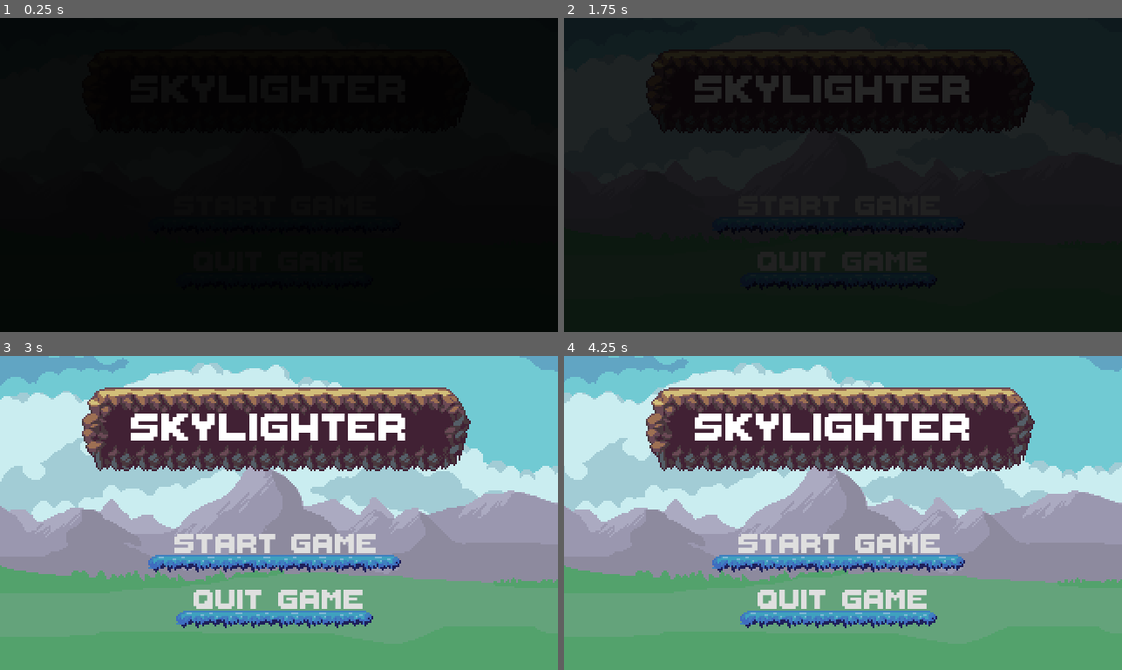
Above: before the commit, frames 1-4 (two rows, left to right).
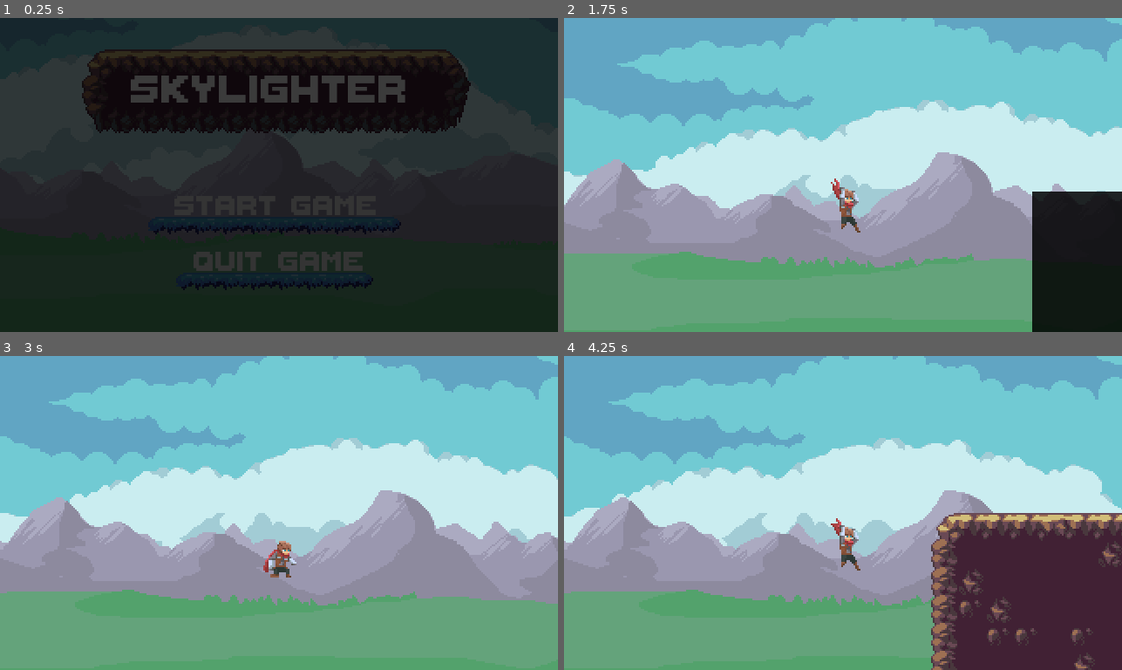
Above: after the commit, the same moments.

Repository: strangerthandev115/HackMT2024
Game: Godot game, scene res://scenes/main/main.tscn
Same seed, same stepped clock (60 frames per second), same inputs: the game is played once before the commit and once after it. Before the commit the project starts from res://scenes/scene manager/scene_manager.tscn.
Inputs (mouse positions are in pixels of both pictures, inside the frame that each line leads up to):
- Up to frame 1 (0.25 s): no input
- Up to frame 2 (1.75 s): click "Start Game" at 0.5 s; click "Start Game" at 1.25 s
- Up to frame 3 (3 s): click (279, 544) at 2 s, where only the run before the commit has a clickable "Start Game"; hold Down (crouch) from 2.78 s (still down)
- Up to frame 4 (4.25 s): tap Space (jump) at 3.02, 3.77 s; release Down (crouch) at 3.53 s; tap Down (crouch) at 3.6 s

The runs differ from the first frame. In frame 1, 86% of the frame differs, in the area x 0-100%, y 0-100%; in frame 2, 93%; in frame 3, 56%; in frame 4, 68%.

Commit message:
Start Game
Added start game functionality so that the game begins in the basic world

Diff:
--- a/project.godot
+++ b/project.godot
@@ -11,7 +11,7 @@
 [application]
 
 config/name="Godot Platformer Game"
-run/main_scene="res://scenes/scene manager/scene_manager.tscn"
+run/main_scene="res://scenes/main/main.tscn"
 config/features=PackedStringArray("4.2", "GL Compatibility")
 config/icon="res://icon.svg"
 
--- /dev/null
+++ b/scenes/main/main.tscn
@@ -0,0 +1,3 @@
+[gd_scene format=3 uid="uid://bpa7krua72emr"]
+
+[node name="Main" type="Node"]
--- a/scenes/scene manager/scene_manager.gd
+++ b/scenes/scene manager/scene_manager.gd
@@ -16,9 +16,8 @@
 	emit_signal("faded_out")
 
 func _ready():
-	# Preloading the main menu scene
+	# Load the main menu scene
 	var main_menu=preload("res://scenes/menu/menu.tscn").instantiate()
-	# Load the main menu scene
 	add_child(main_menu)
 	# Fade into main menu
 	fade_in()
@@ -32,6 +31,8 @@
 	# Remove the main menu
 	get_node("Menu").queue_free()
 	# Load in level one
-
+	var world=preload("res://scenes/world/world.tscn").instantiate()
+	add_child(world)
 	# Fade into level one
 	fade_in()
+	await faded_in
--- a/scenes/world/world.tscn
+++ b/scenes/world/world.tscn
@@ -11,6 +11,7 @@
 [node name="world" type="Node2D"]
 
 [node name="Player" parent="." instance=ExtResource("2_wfce3")]
+position = Vector2(125, 43)
 
 [node name="TileMap" parent="." instance=ExtResource("2_wy1vo")]
 layer_0/tile_data = PackedInt32Array(720901, 196608, 1, 655365, 65536, 1, 589829, 65536, 1, 524293, 196608, 1, 720900,  …(3092 unchanged characters)…
